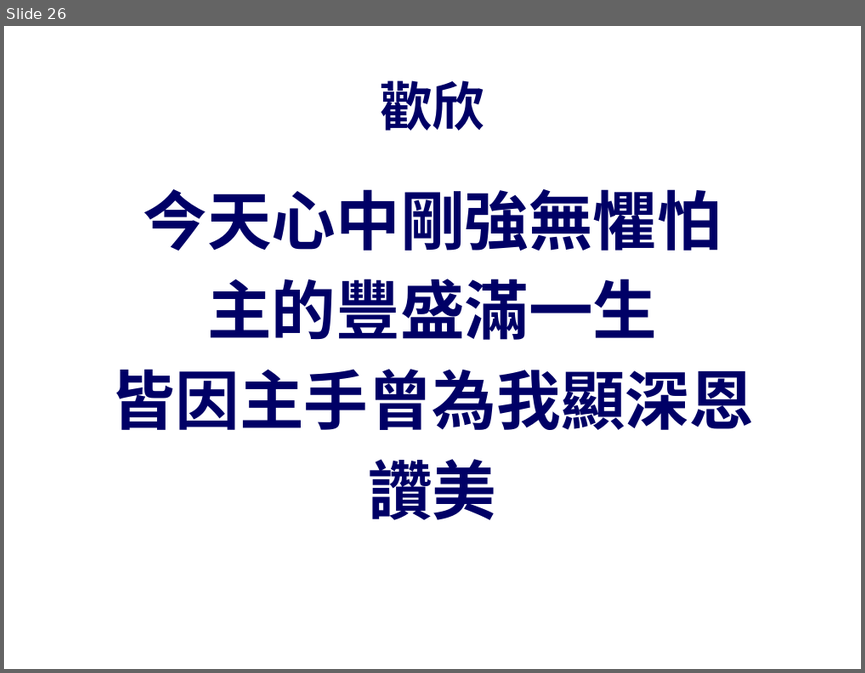
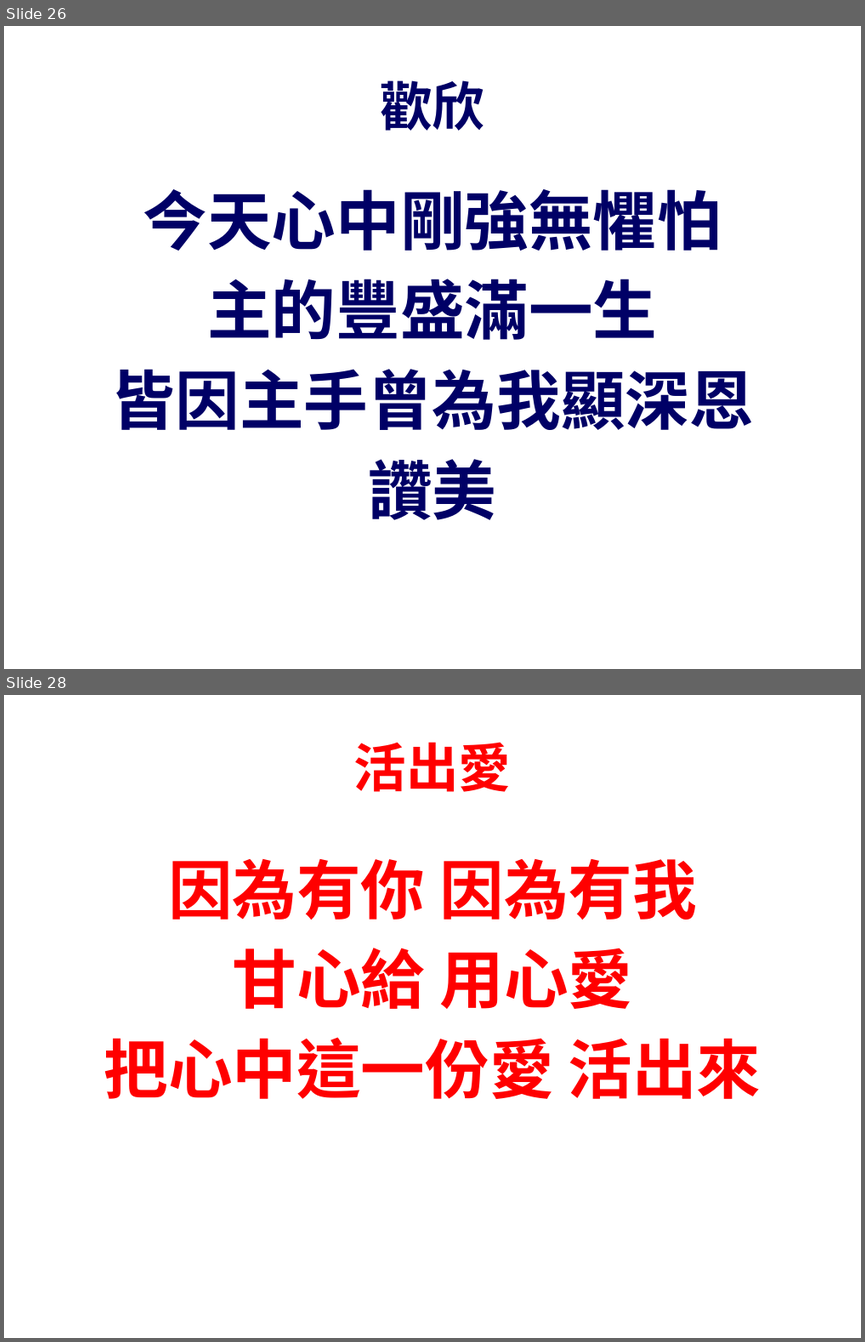
Before and after one commit to batisuoc/bible-school, a slide deck: 2019/1月.pptx. Shown one above the other, each under a label of ours: slide 26 before the commit, slides 26 and 28 after it; the slides between them are not shown. The pictures are 865x673 and 865x1342 pixels, drawn with LibreOffice and Linux fonts; fonts in the diff are those of the drawing; background and template pictures are left out. Boxes give left, top, right and bottom in pixels: in the first picture for what was removed or moved away, otherwise in the second. Text is boxed around its words. In the diff, an @@ line names an element or a change of style, - is before the commit and + after.

```diff
--- a/2019/1月.pptx
+++ b/2019/1月.pptx
@@ slide 28 added at [4,695,861,1338], background picture (left out) @@
@@ title added at [353,742,511,792], 44 pt, text #FF0000, bold @@
+活出愛
@@ text added at [103,859,761,1099], 54 pt, text #FF0000, bold @@
+因為有你 因為有我
+甘心給 用心愛
+把心中這一份愛 活出來
```
Also in this commit, not shown: 3 other slides added.
